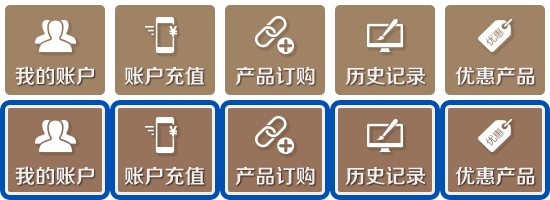
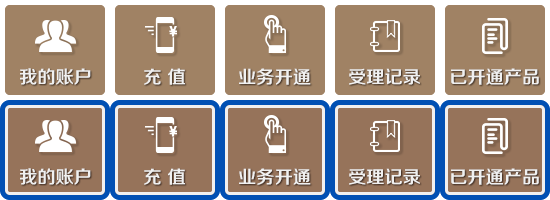
Layered file, before and after one edit (550x200). Changes by layer:
renamed "图层 4" to "图层 3", moved it above "图层 4", painted on it over left=0, top=100, right=220, bottom=200
renamed "图层 5" to "图层 4", moved it above "图层 5", painted on it over left=110, top=5, right=325, bottom=200
renamed "图层 6" to "图层 5", moved it above "图层 6", painted on it over left=220, top=100, right=330, bottom=200
renamed "图层 7" to "图层 6", painted on it over left=330, top=5, right=440, bottom=200
renamed "图层 3" to "图层 2", painted on it over left=115, top=5, right=550, bottom=200
renamed "图层 9" to "图层 7", moved it above "图层 8", painted on it over left=5, top=5, right=545, bottom=95
renamed "图层 10" to "图层 8", moved it above "图层 9", painted on it over left=115, top=5, right=550, bottom=200
added layer "图层 9" above "图层 10" over left=225, top=5, right=325, bottom=95
added layer "图层 10" above "图层 1" over left=335, top=5, right=435, bottom=95
renamed "图层 2" to "图层 1", painted on it over left=5, top=5, right=545, bottom=95
removed layer "图层 1" over left=0, top=100, right=110, bottom=200
renamed "图层 8" to "图层 0", moved it below "图层 1", painted on it over left=0, top=5, right=550, bottom=200
